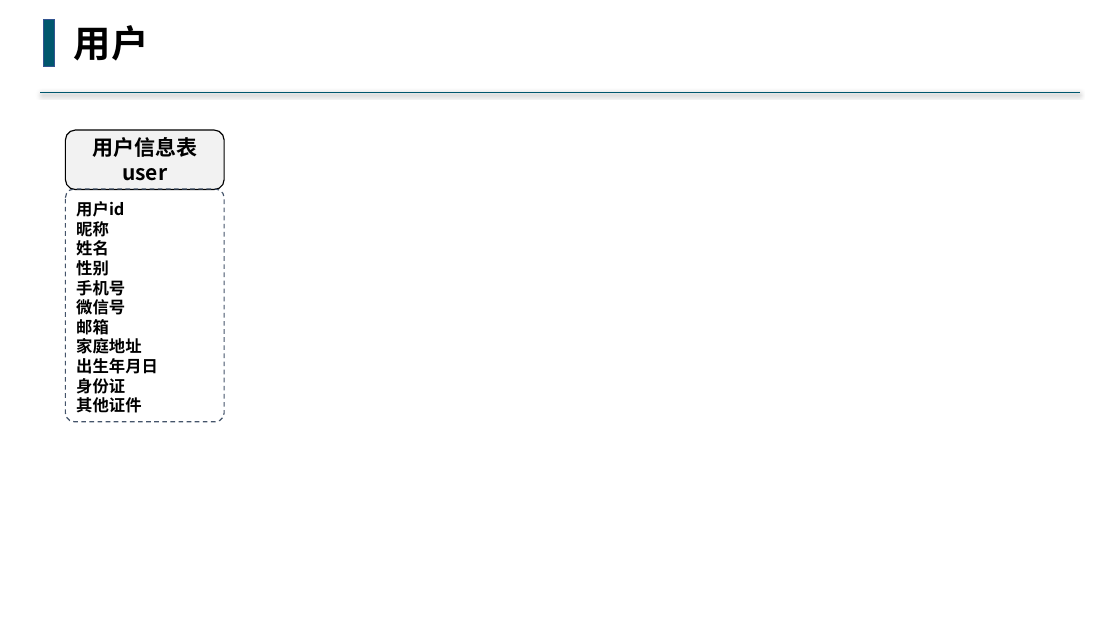
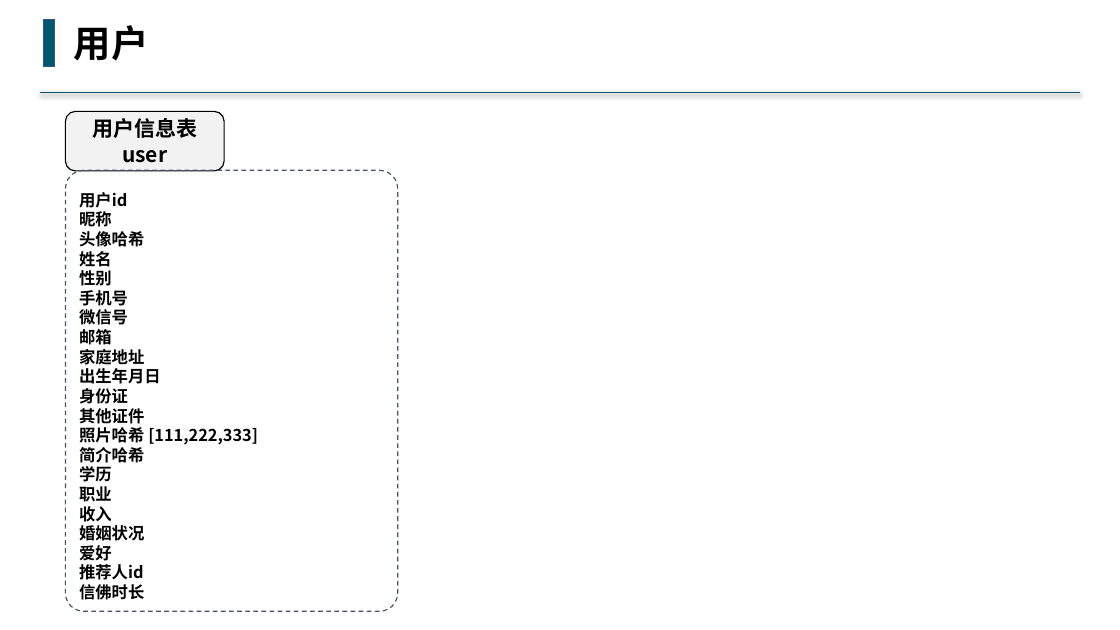
Before and after one commit to buddhachain/buddhaContract, a slide deck: slide 4 of doc/02.角色.pptx. Drawn at 1120x630 pixels with LibreOffice and Linux fonts; fonts in the diff are those of the drawing. Boxes give left, top, right and bottom in pixels: in the first picture for what was removed or moved away, otherwise in the second. Text is boxed around its words. In the diff, an @@ line names an element or a change of style, - is before the commit and + after.

```diff
--- a/doc/02.角色.pptx
+++ b/doc/02.角色.pptx
@@ rounded rectangle "用户信息表": place and size @@
-rounded rectangle "用户信息表" at [66, 130, 224, 190]
+rounded rectangle "用户信息表" at [66, 112, 224, 171]
@@ rounded rectangle "用户id": place and size @@
-rounded rectangle "用户id" at [66, 189, 224, 422]
+rounded rectangle "用户id" at [66, 171, 398, 612]
@@ text in rounded rectangle at [79, 231, 144, 247]: paragraph added @@
+头像哈希
@@ text in rounded rectangle at [79, 427, 258, 600]: paragraphs added @@
+照片哈希 [111,222,333]
+简介哈希
+学历
+职业
+收入
+婚姻状况
+爱好
+推荐人id
+信佛时长
```
Also in this commit, not shown: 3 other slides changed, 1 other file.
